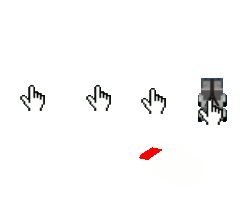
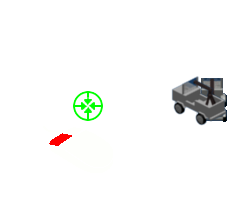
Before/after of a (250, 200) layered artwork. What changed in the layer stack:
renamed "jeep_0004.png(5ms) (replace)" to "move1 (500ms) (replace)", showed it over [left=171, top=76, right=228, bottom=126]
renamed "Frame 10 (700ms) (combine) copy#1" to "Frame 10 (700ms) (combine)", showed it over [left=49, top=133, right=72, bottom=146]
renamed "Frame 9 (700ms) (combine) copy#1" to "Frame 9 (700ms) (combine)", showed it over [left=43, top=126, right=113, bottom=173]
showed "go.ico - Icon #3 (700ms) (combine)" over [left=73, top=91, right=104, bottom=121]
showed "Jeep7 (5ms) (replace)" over [left=195, top=76, right=228, bottom=125]
hid "Frame 10 (700ms) (combine)" (2nd of 2) over [left=139, top=147, right=162, bottom=160]
hid "Frame 9 (700ms) (combine)" (2nd of 2) over [left=133, top=140, right=203, bottom=187]
hid "Frame 8 (500ms) (combine)" over [left=198, top=99, right=223, bottom=125]
hid "Jeep3 (50ms) (replace)" over [left=198, top=78, right=227, bottom=122]
hid "Frame 6 (500ms) (combine)" over [left=141, top=88, right=166, bottom=114]
hid "Jeep2 (50ms) (replace)" over [left=198, top=78, right=227, bottom=122]
hid "Frame 4 (500ms) (combine)" over [left=86, top=85, right=111, bottom=111]
hid "Jeep1 (50ms) (replace)" over [left=198, top=78, right=227, bottom=122]
hid "mouse (500ms) (combine)" over [left=20, top=85, right=45, bottom=111]
hid "Jeep" over [left=198, top=78, right=227, bottom=122]
